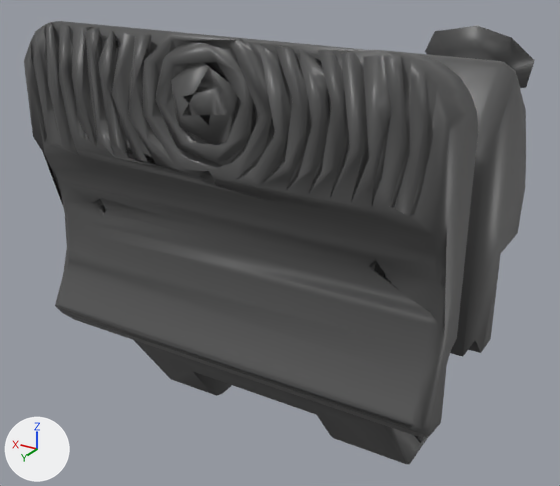
An edit to the COLLADA model hsrb_description/meshes/hand_v0/l_distal.dae, drawn before and after from the same camera.
Both versions are drawn from a camera (50 mm lens) standing at (-0.0185, 0.0651, 0.0476) and looking at (0.0188, 0.003, 0.0166). Lighting does not change. The marker at lower left points along +X, +Y and +Z. The older version comes first. Where no turn or scale is listed for an object, it has been applied to the vertices.

In view in the first picture: 'Left_Distal'.
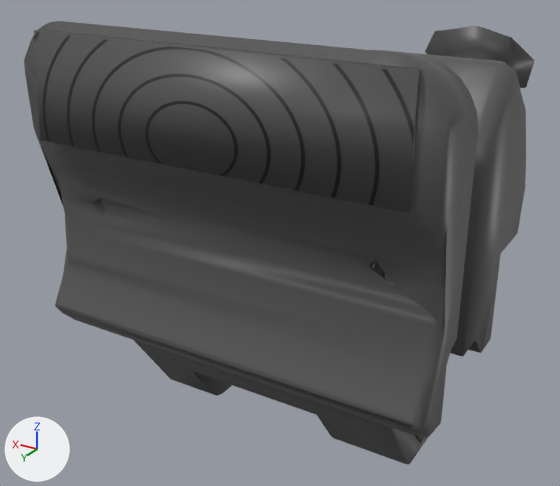
Location of each change, [x1, y1, x2, y2] in pixels of the pictures (560 x 486 px):
'Left_Fingertip', added: after [34, 30, 421, 213]
part 1 of me_left_distal, deleted: before [24, 21, 448, 277]

Diff of the bpy script that builds the scene:
```diff
--- a/hsrb_description/meshes/hand_v0/l_distal.dae.py
+++ b/hsrb_description/meshes/hand_v0/l_distal.dae.py
@@ img_fingertip_l_png @@
+img_fingertip_l_png = load_image('fingertip_l.png', 'fingertip_l.png', 1024, 1024, 'sRGB')
@@ mat_material_001 @@
+mat_material_001 = principled_material('Material_001')
+mat_material_001.texture = img_fingertip_l_png
+mat_material_001.roughness = 0.44
@@ me_left_distal @@
 # used by ob_left_distal; location = (0.0, 0.0, 0.0)
-me_left_distal.from_pydata(...)  # 2427 vertices, 4999 faces; spans x -0.0027..0.0362, y -0.0161..0.0179, z -0.004..0.0391
+me_left_distal.from_pydata(...)  # 1822 vertices, 3514 faces; spans x -0.0027..0.0362, y -0.0161..0.0179, z -0.004..0.0391
+# me_left_distal part 1: 426 vertices removed from x -0.0018..0.0359, y 0.0037..0.0179, z 0.0115..0.0391
+# other edits to the shape of me_left_distal do not show in these pictures
 me_left_distal.materials.append(mat_glay)
@@ me_left_distal_002 @@
+me_left_distal_002.from_pydata(...)  # 8 vertices, 12 faces; spans x 0.0029..0.0379, y 0.0179..0.019, z 0.0247..0.0342
+me_left_distal_002.materials.append(mat_material_001)  # picture img_fingertip_l_png
@@ ob_left_fingertip @@
+ob_left_fingertip = bpy.data.objects.new('Left_Fingertip', me_left_distal_002)
+ob_left_fingertip.location = (-0.00361, -0.00043, 0.00405)
```
